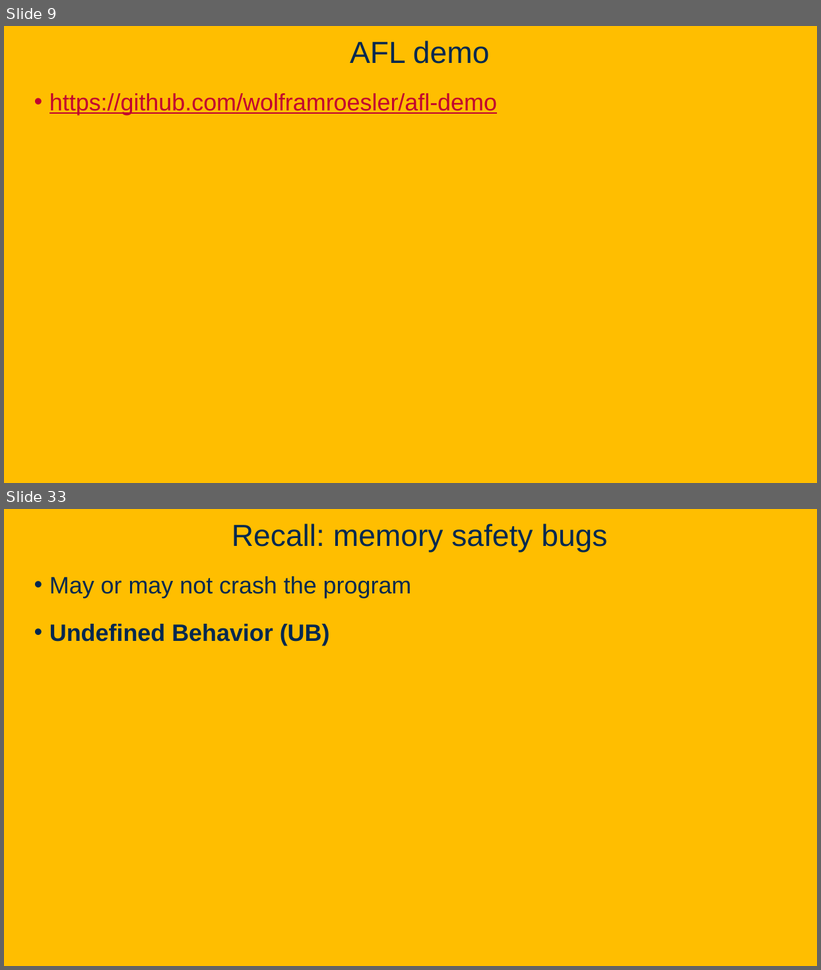
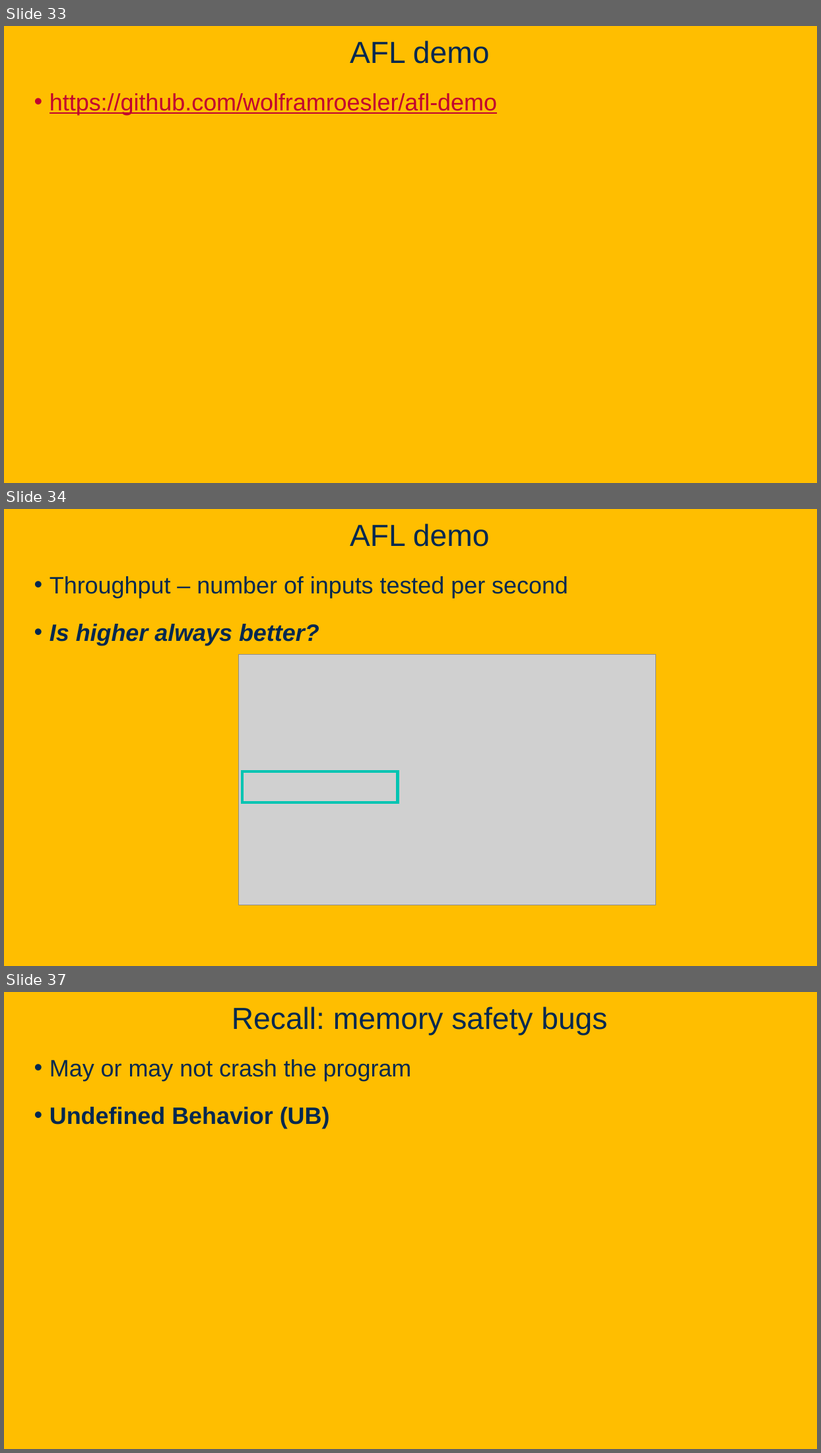
Before and after one commit to davsec-teaching/ecs160-f25, a slide deck: slides/10_fuzzing.pptx. Shown one above the other, each under a label of ours: slides 9 and 33 before the commit, slides 33, 34 and 37 after it; the slides between them are not shown. The pictures are 821x970 and 821x1453 pixels, drawn with LibreOffice and Linux fonts; fonts in the diff are those of the drawing; grey boxes stand for pictures; background and template pictures are left out. Boxes give left, top, right and bottom in pixels: in the first picture for what was removed or moved away, otherwise in the second. Text is boxed around its words. In the diff, an @@ line names an element or a change of style, - is before the commit and + after.

```diff
--- a/slides/10_fuzzing.pptx
+++ b/slides/10_fuzzing.pptx
@@ slide 34 added at (4, 509, 817, 966), background picture (left out) @@
@@ title added at (350, 524, 490, 547), 36 pt, text #022850 @@
+AFL demo
@@ text added at (50, 576, 568, 646), 28 pt, text #022850 @@
+• Throughput – number of inputs tested per second
+• Is higher always better?
@@ picture added at (238, 654, 655, 906) @@
@@ rectangle added at (242, 772, 398, 803), outline #00C4B2 3.25 pt @@
@@ what was slide 9 is now slide 33 @@
@@ what was slide 33 is now slide 37 @@
```
Also in this commit, not shown: 5 slides changed, 6 other slides added, 2 slides removed.
